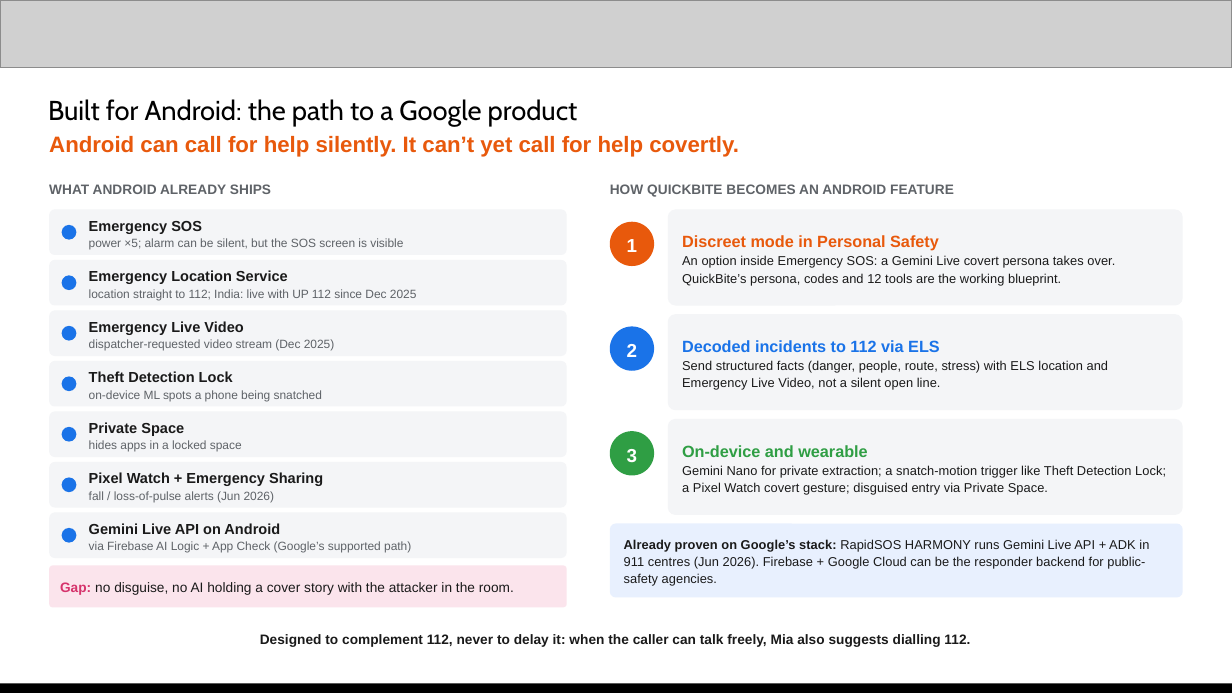
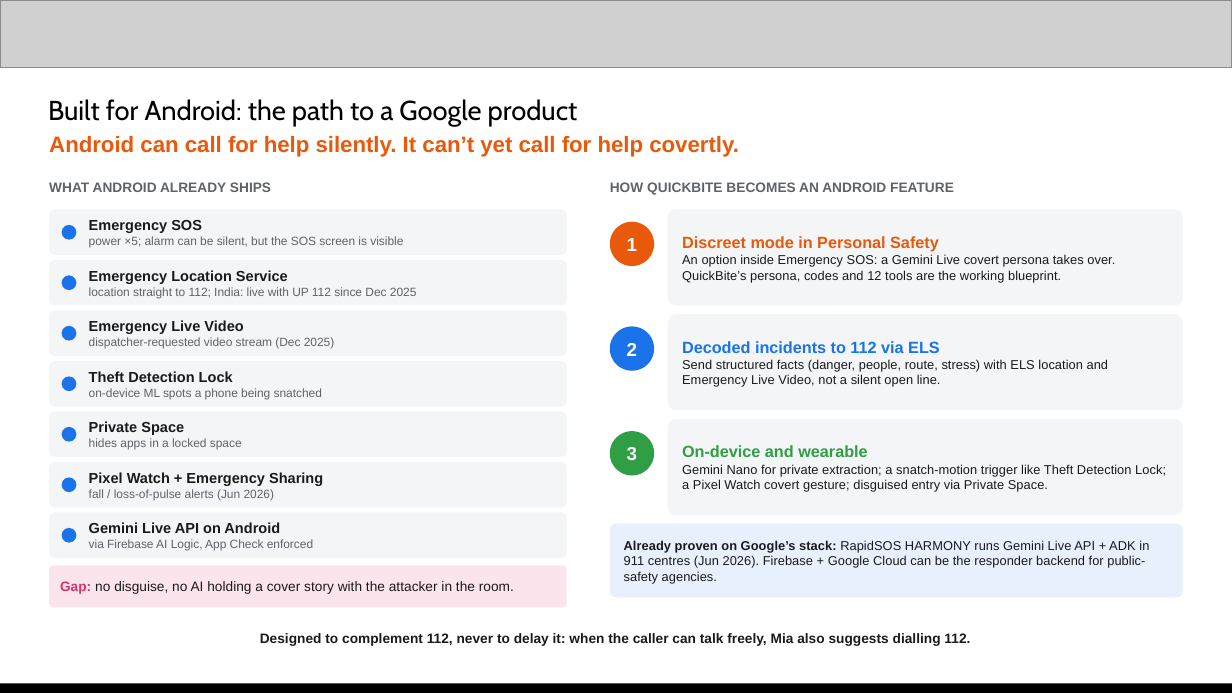
Before and after one commit to Jeevanvsan/ai_builder_hack, a slide deck: slide 14 of deck/QuickBite_Submission_Deck_NexMind_v2.pptx. Drawn at 1232x693 pixels with LibreOffice and Linux fonts; fonts in the diff are those of the drawing; grey boxes stand for pictures. Boxes give left, top, right and bottom in pixels: in the first picture for what was removed or moved away, otherwise in the second. Text is boxed around its words. In the diff, an @@ line names an element or a change of style, - is before the commit and + after.

```diff
--- a/deck/QuickBite_Submission_Deck_NexMind_v2.pptx
+++ b/deck/QuickBite_Submission_Deck_NexMind_v2.pptx
@@ text at (89, 539, 313, 551): text changed @@
-via Firebase AI Logic + App Check (Google’s supported path)
+via Firebase AI Logic, App Check enforced
@@ line spacing 1.12 to 1 in 13 elements at (49, 182, 271, 192), (89, 220, 403, 248), (89, 270, 417, 298), (89, 320, 334, 349), (89, 371, 322, 399), (89, 421, 242, 450), (89, 472, 323, 500), (610, 182, 954, 195), (668, 209, 1183, 306), (668, 314, 1183, 410), (610, 431, 654, 476), (668, 419, 1183, 515), (610, 524, 1183, 598) @@
```
Also in this commit, not shown: 14 other slides changed, 1 other file.
